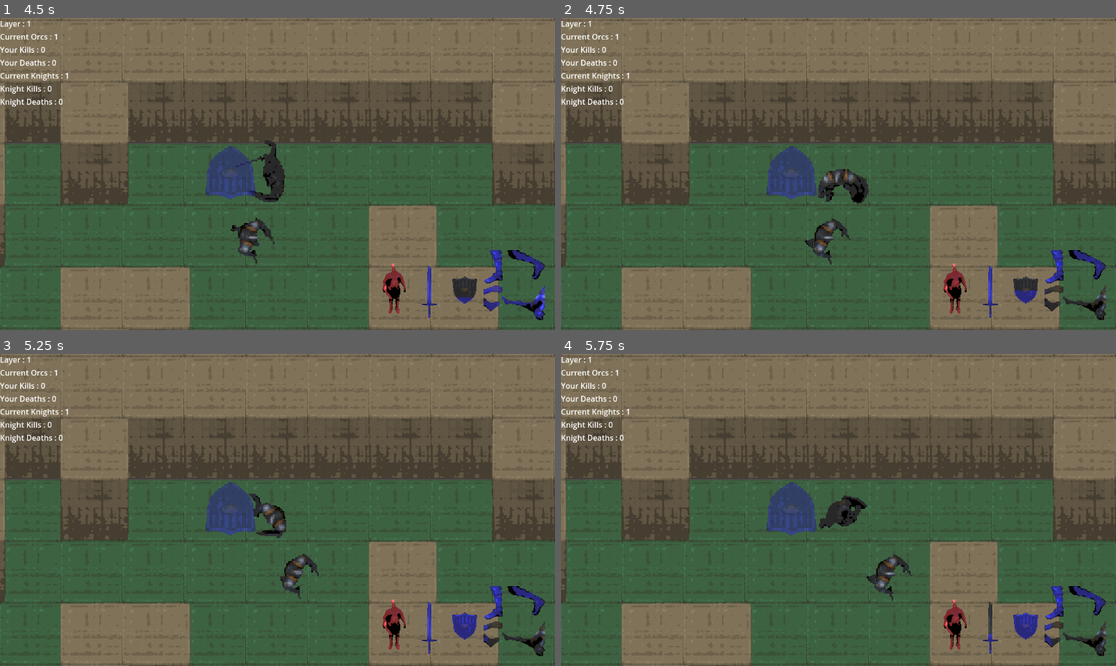
Above: before the commit, frames 1-4 (two rows, left to right).
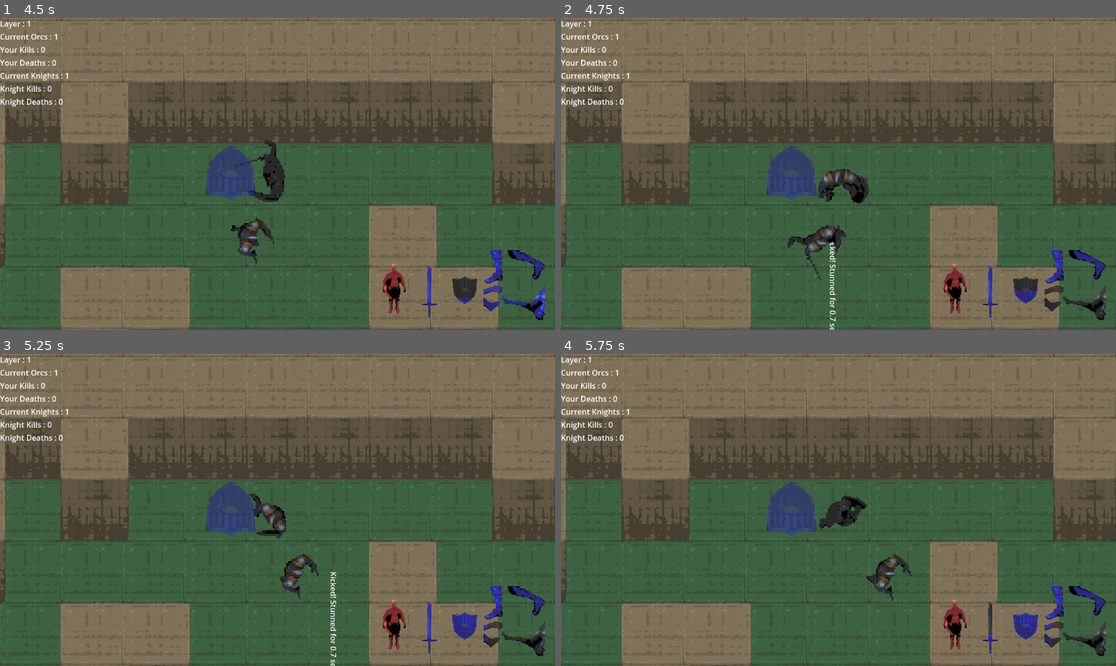
Above: after the commit, the same moments.

Repository: emergencemory/Raid-the-Abyss-LD57Game
Game: Godot game, scene res://globals/game.tscn
Two runs of this game, one before a commit and one after it. Both use one fixed random seed, a clock stepped at 60 frames per second and the inputs below.
Inputs (mouse positions are in pixels of both pictures, inside the frame that each line leads up to):
- Up to frame 1 (4.5 s): click "New Game" at 0.5 s; tap Enter at 1.25 s; move the mouse to (249, 236) at 1.27 s; press the mouse at (249, 236) at 1.28 s; hold W (move up) 1.28-2.78 s; right-click (249, 236) at 1.55 s; move the mouse to (444, 220) at 2.02 s; release the mouse at (444, 220) at 2.03 s; right-click (444, 220) at 2.1 s; tap E (kick) at 2.3 s; move the mouse to (111, 127) at 2.77 s; hold E (kick) 2.78-3.53 s; hold A (move left) 2.78-4.28 s; click (111, 127) at 3.05 s; move the mouse to (305, 174) at 3.52 s; click (305, 174) at 3.6 s; right-click (305, 174) at 3.8 s; move the mouse to (194, 96) at 4.27 s; hold S (move down) from 4.28 s (still down); hold Right mouse button (block) from 4.28 s (still down)
- Up to frame 2 (4.75 s): keep holding S (move down); keep holding Right mouse button (block); tap E (kick) at 4.55 s
- Up to frame 3 (5.25 s): move the mouse to (399, 494) at 5.02 s; release S (move down) at 5.03 s; release Right mouse button (block) at 5.03 s; hold D (move right) from 5.03 s (still down); tap E (kick) at 5.1 s
- Up to frame 4 (5.75 s): keep holding D (move right); click (960, 494) at 5.3 s

Frame 1 is identical in both runs. In frame 2, 0.7% of the frame differs, in the area x 40-53%, y 64-100%; in frame 3, 0.2%; in frame 4, nothing differs.

Commit message:
some label placeholders to show combat log
mapgennext

Diff:
--- a/character/character_manager.gd
+++ b/character/character_manager.gd
@@ -149,7 +149,7 @@
 		return
 	kick_on_cooldown = true
 	is_kicking = true
-	#print("Kicking!")
+	strike_shape.disabled = false
 	character_sprite.play("kick")
 	get_tree().create_timer(current_kick_cooldown).timeout.connect(_on_kick_cooldown_timeout)
 	emit_signal("kick_signal", current_kick_cooldown)
@@ -284,6 +284,7 @@
 		return
 	#print("Kick ended")
 	is_kicking = false
+	strike_shape.disabled = true
 	character_sprite.play("idle")
 
 func _on_kick_cooldown_timeout() -> void:
@@ -305,6 +306,11 @@
 func kicked(stun_duration : float) -> void:
 	#apply duration to all actions
 	print("Kicked! Stunned for ", stun_duration, " seconds")
+	var kicked_label := Label.new()
+	kicked_label.text = "Kicked! Stunned for " + str(stun_duration) + " seconds"
+	#kicked_label.global_position = global_position
+	add_child(kicked_label)
+	get_tree().create_timer(1.0).timeout.connect(kicked_label.queue_free)
 	character_sprite.play("hit")
 	attack_on_cooldown = true
 	block_on_cooldown = true
@@ -333,6 +339,11 @@
 
 	else:
 		print("Hit! Health: ", current_health)
+		var hit_label := Label.new()
+		hit_label.text = "Hit for " + str(attacker.current_attack_damage) + " damage!"
+		#hit_label.global_position = global_position
+		add_child(hit_label)
+		get_tree().create_timer(1.0).timeout.connect(hit_label.queue_free)
 		character_sprite.play("hit")
 
 func die() -> void:
@@ -359,13 +370,24 @@
 			_target.kicked(current_kick_stun_duration)
 			audio_stream_player_2d["parameters/switch_to_clip"] = "Impact Body"
 			audio_stream_player_2d.play()
+			strike_shape.disabled = true
 			return
 		elif _target.attack_direction == attack_direction:
 			print("Parried!")
+			var parry_label := Label.new()
+			parry_label.text = "Parried!"
+			#parry_label.global_position = global_position
+			add_child(parry_label)
+			get_tree().create_timer(1.0).timeout.connect(parry_label.queue_free)
 			audio_stream_player_2d["parameters/switch_to_clip"] = "Impact Metal Armour"
 			audio_stream_player_2d.play()
 		elif _target.block_direction == attack_direction:
 			print("Blocked!")
+			var block_label := Label.new()
+			block_label.text = "Blocked!"
+			#block_label.global_position = global_position
+			add_child(block_label)
+			get_tree().create_timer(1.0).timeout.connect(block_label.queue_free)
 			audio_stream_player_2d["parameters/switch_to_clip"] = "Impact Wooden"
 			audio_stream_player_2d.play()
 		else:
@@ -374,4 +396,9 @@
 			audio_stream_player_2d["parameters/switch_to_clip"] = "Impact Sword And Swipe"
 			audio_stream_player_2d.play()
 	else:
+		var missed_label := Label.new()
+		missed_label.text = "Missed!"
+		#missed_label.global_position = global_position
+		add_child(missed_label)
+		get_tree().create_timer(1.0).timeout.connect(missed_label.queue_free)
 		print("Attack missed!")
--- a/ui/hud.gd
+++ b/ui/hud.gd
@@ -56,9 +56,9 @@
 		#print("move cooldown progress: ", move.value)e
 	if kick.value < 100:
 		kick.value += (delta / kick_cooldown) * 100
-		print("kick cooldown progress: ", kick.value, " / ", kick_cooldown)
+		#print("kick cooldown progress: ", kick.value, " / ", kick_cooldown)
 	elif attack.value >= 100 and block.value >= 170 and move.value >= 100 and kick.value >= 100:
-		print("Cooldowns complete")
+		#print("Cooldowns complete")
 		set_physics_process(false)
 
 func _on_update_player_hud(_layer:int, current_orcs:int, your_kills:int, your_deaths:int, current_knights:int, knight_kills:int, knight_deaths:int) -> void:
